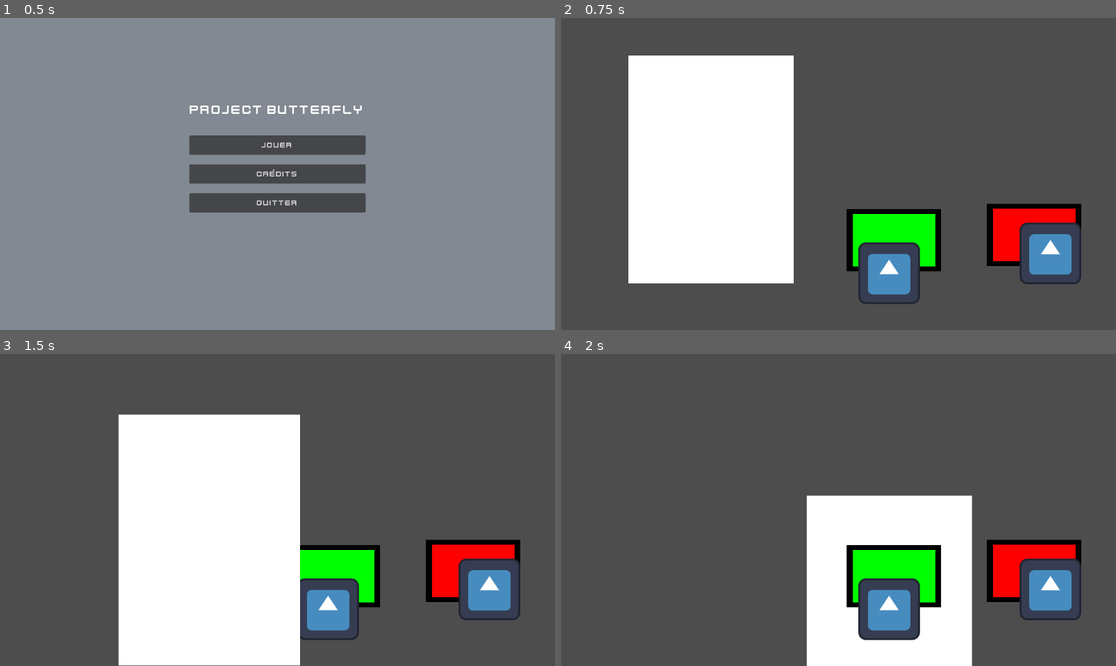
Above: before the commit, frames 1-4 (two rows, left to right).
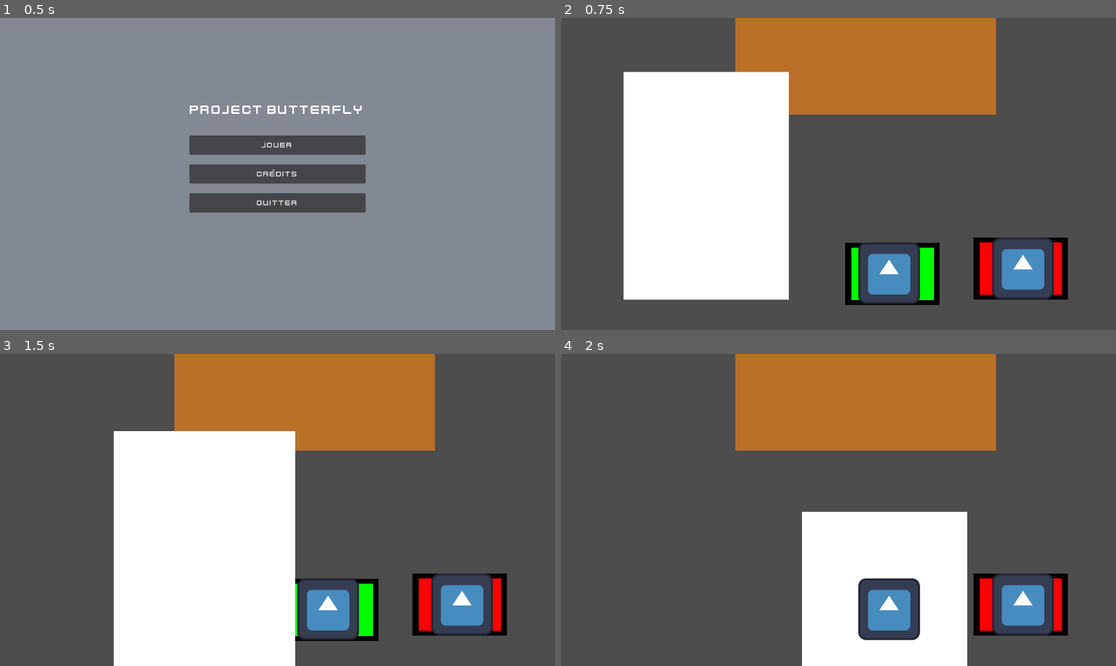
Above: after the commit, the same moments.

Repository: Shiro-zero/projecbutterfly
Game: Godot game, scene res://Menu.tscn
Same seed, same stepped clock (60 frames per second), same inputs: the game is played once before the commit and once after it. The engine's default icon, where the game draws it, is replaced by a stand-in: a white triangle on a blue panel in a dark square.
Inputs (mouse positions are in pixels of both pictures, inside the frame that each line leads up to):
- Up to frame 1 (0.5 s): no input
- Up to frame 2 (0.75 s): click "Jouer" at 0.5 s
- Up to frame 3 (1.5 s): tap Enter at 1.25 s; drag from (149, 503) to (327, 609) at 1.27 s
- Up to frame 4 (2 s): no input

Frame 1 is identical in both runs. In frame 2, 24% of the frame differs, in the area x 11-94%, y 0-92%; in frame 3, 22%; in frame 4, 24%.

Commit message:
panier fini

Diff:
--- a/assets/draggable/draggable.gd
+++ b/assets/draggable/draggable.gd
@@ -4,21 +4,3 @@
 @export var is_dragged = false
 @export var base_z_index = 1
 @export var hover_z_index = 2
-
-func _ready() -> void:
-	get_parent().connect_draggable_signals(self)
-
-func _on_area_2d_mouse_entered() -> void:
-	emit_signal('hover', self)
-	#print("hover_on")
-
-
-func _on_area_2d_mouse_exited() -> void:
-	emit_signal('hover_off', self)
-	#print("hover_off")
-
-func hover_on():
-	z_index = hover_z_index
-
-func hover_off():
-	z_index = base_z_index
--- a/assets/draggable/draggable_controller.gd
+++ b/assets/draggable/draggable_controller.gd
@@ -4,6 +4,8 @@
 const COLLISION_MASK_DRAGGABLE = 1
 const COLLISION_MASK_FEUILLE = 2
 const COLLISION_MASK_STAMP_DOCK = 4
+const COLLISION_MASK_BASKET = 8
+
 const DRAGGABLE_HOVER = Vector2(1.1, 1.1)
 const DRAGGABLE_HOVER_OFF = Vector2(1, 1)
 
@@ -15,6 +17,7 @@
 
 func _ready() -> void:
 	screen_size = get_viewport_rect()
+	print()
 
 func _process(delta: float) -> void:
 	follow_mouse()
@@ -30,10 +33,6 @@
 			# Action au déclick
 			#print("déclick")
 			end_drag()
-
-func connect_draggable_signals(draggable):
-	draggable.connect('hover', on_draggable_hover)
-	draggable.connect('hover_off', on_draggable_hover_off)
 
 func raycast_check(mask):
 	var world = get_world_2d().direct_space_state
@@ -92,22 +91,20 @@
 						draggable_dragged.is_charged = true
 						print('recharge rouge')
 					pass
+		if draggable_dragged.is_in_group("feuille"):
+			var basket = raycast_check(COLLISION_MASK_BASKET)
+			if basket:
+				print("basket existe")
+				if draggable_dragged.is_accepted != null:
+					basket.drop_feuille_in_basket_animation(draggable_dragged)
+					#desactive la collision
+					draggable_dragged.get_node("Area2D").get_node("CollisionShape2D").disabled = true
+					#mettre info journal ici
 
 
 		draggable_dragged = null
 		#ajouter logique de relache ici vérification d'ou il a été relaché
 
-func on_draggable_hover():
-	#if !is_draggable_hovering:
-	print("grossit")
-	is_draggable_hovering = true
-	highlight_draggable(draggable, true)
-
-func on_draggable_hover_off():
-	#if !is_draggable_hovering:
-	print("rétrécit")
-	is_draggable_hovering = false
-	highlight_draggable(draggable, false)
 
 
 func highlight_draggable(draggable, hover: bool):
--- /dev/null
+++ b/assets/feuille papier/basket.gd
@@ -0,0 +1,10 @@
+extends Node2D
+
+func drop_feuille_in_basket_animation(feuille):
+	print("animation")
+	var tween = create_tween()
+	var duration =  0.25	# Animate from start -> mid-point
+	tween.set_ease(Tween.EASE_OUT)
+	feuille
+	tween.tween_property(feuille, "global_position", global_position, duration)
+	pass
--- /dev/null
+++ b/assets/feuille papier/basket.tscn
@@ -0,0 +1,25 @@
+[gd_scene load_steps=3 format=3 uid="uid://cfjl87e64tojm"]
+
+[ext_resource type="Script" uid="uid://cpsaq6p31kn0e" path="res://assets/feuille papier/basket.gd" id="1_kq18k"]
+
+[sub_resource type="RectangleShape2D" id="RectangleShape2D_aqk2v"]
+size = Vector2(547, 730)
+
+[node name="Basket" type="Node2D"]
+script = ExtResource("1_kq18k")
+
+[node name="ColorRect" type="ColorRect" parent="."]
+z_index = -3
+offset_left = -263.0
+offset_top = -365.0
+offset_right = 278.0
+offset_bottom = 367.0
+color = Color(0.728382, 0.437667, 0.152643, 1)
+
+[node name="Area2D" type="Area2D" parent="."]
+collision_layer = 8
+collision_mask = 8
+
+[node name="CollisionShape2D" type="CollisionShape2D" parent="Area2D"]
+position = Vector2(4, 4)
+shape = SubResource("RectangleShape2D_aqk2v")
--- a/assets/feuille papier/feuille_papier.tscn
+++ b/assets/feuille papier/feuille_papier.tscn
@@ -5,15 +5,9 @@
 [sub_resource type="RectangleShape2D" id="RectangleShape2D_fj7yv"]
 size = Vector2(346, 472)
 
-[node name="FeuillePapier" type="Node2D"]
+[node name="FeuillePapier" type="Node2D" groups=["feuille"]]
 script = ExtResource("1_v5b2u")
 base_z_index = 0
-
-[node name="ColorRect" type="ColorRect" parent="."]
-offset_left = -170.0
-offset_top = -237.0
-offset_right = 173.0
-offset_bottom = 236.0
 
 [node name="Area2D" type="Area2D" parent="."]
 collision_layer = 3
@@ -23,5 +17,11 @@
 position = Vector2(1, -1)
 shape = SubResource("RectangleShape2D_fj7yv")
 
+[node name="ColorRect" type="ColorRect" parent="."]
+offset_left = -170.0
+offset_top = -237.0
+offset_right = 173.0
+offset_bottom = 236.0
+
 [connection signal="mouse_entered" from="Area2D" to="." method="_on_area_2d_mouse_entered"]
 [connection signal="mouse_exited" from="Area2D" to="." method="_on_area_2d_mouse_exited"]
--- a/assets/stamp/dock_stamp.tscn
+++ b/assets/stamp/dock_stamp.tscn
@@ -6,6 +6,7 @@
 size = Vector2(170, 110)
 
 [node name="DockStamp" type="Node2D"]
+z_index = -1
 script = ExtResource("1_pl03r")
 
 [node name="Area2D" type="Area2D" parent="."]
--- a/project.godot
+++ b/project.godot
@@ -22,6 +22,7 @@
 [global_group]
 
 stamp=""
+feuille=""
 
 [gui]
 
--- a/world.tscn
+++ b/world.tscn
@@ -1,9 +1,10 @@
-[gd_scene load_steps=5 format=3 uid="uid://caobt1w4cxy2p"]
+[gd_scene load_steps=6 format=3 uid="uid://caobt1w4cxy2p"]
 
 [ext_resource type="Script" uid="uid://ckg7jxs3yk8bw" path="res://assets/draggable/draggable_controller.gd" id="2_tlwt5"]
 [ext_resource type="PackedScene" uid="uid://hb3aac8egouy" path="res://assets/stamp/stamp.tscn" id="3_aqk2v"]
 [ext_resource type="PackedScene" uid="uid://bvymuumfip7mt" path="res://assets/feuille papier/feuille_papier.tscn" id="3_tlwt5"]
 [ext_resource type="PackedScene" uid="uid://dt762xg0eehs" path="res://assets/stamp/dock_stamp.tscn" id="4_aqk2v"]
+[ext_resource type="PackedScene" uid="uid://cfjl87e64tojm" path="res://assets/feuille papier/basket.tscn" id="5_036b0"]
 
 [node name="World" type="Node2D"]
 
@@ -11,18 +12,21 @@
 script = ExtResource("2_tlwt5")
 
 [node name="FeuillePapier2" parent="DraggableController" instance=ExtResource("3_tlwt5")]
-position = Vector2(310, 315)
+position = Vector2(300, 349)
 
 [node name="Stamp" parent="DraggableController" groups=["stamp"] instance=ExtResource("3_aqk2v")]
 position = Vector2(681, 530)
 
 [node name="Stamp2" parent="DraggableController" groups=["stamp"] instance=ExtResource("3_aqk2v")]
-position = Vector2(1016, 489)
+position = Vector2(959, 520)
 is_accepted_stamp = false
 
 [node name="DockStamp" parent="DraggableController" instance=ExtResource("4_aqk2v")]
-position = Vector2(691, 462)
+position = Vector2(688, 532)
 
 [node name="DockStamp2" parent="DraggableController" instance=ExtResource("4_aqk2v")]
-position = Vector2(982, 451)
+position = Vector2(954, 521)
 color = "red"
+
+[node name="Basket" parent="." instance=ExtResource("5_036b0")]
+position = Vector2(625, -166)
Not shown, added: assets/feuille papier/basket.gd.uid
